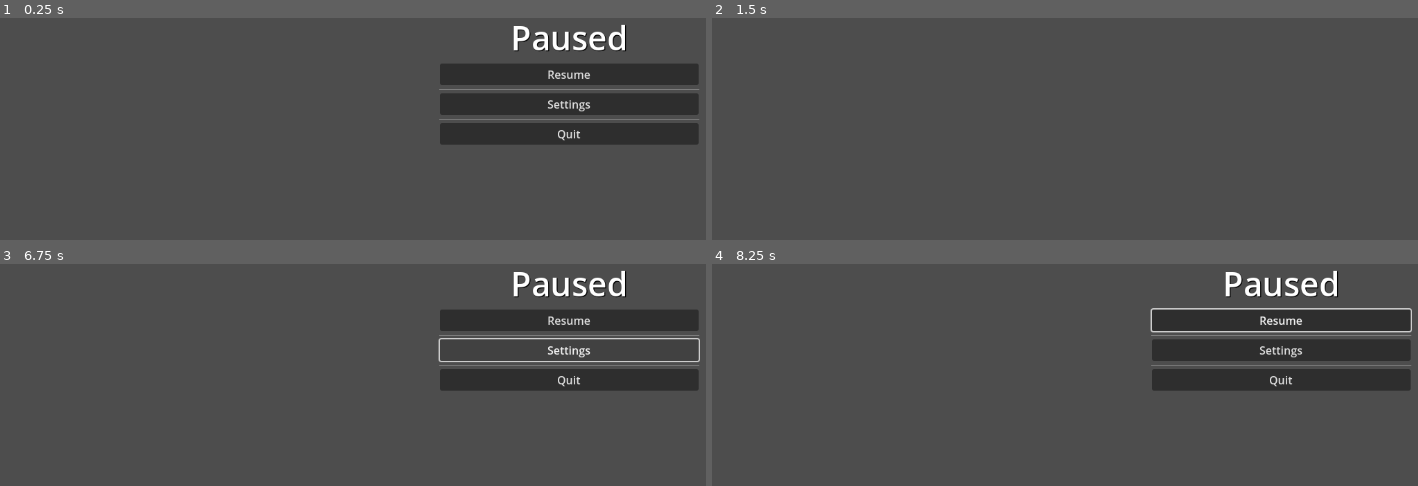
Above: before the commit, frames 1-4 (two rows, left to right).
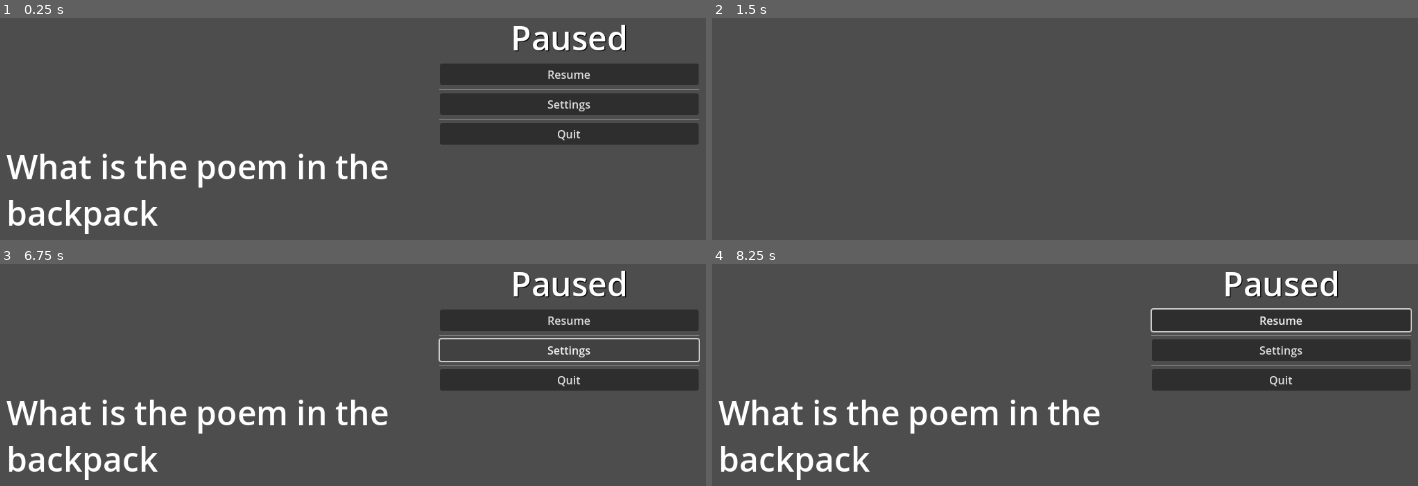
Above: after the commit, the same moments.

Repository: Jellybean42/MurderMysteryWMCJam
Game: Godot game, scene res://UI/pause_menu.tscn
Two runs of this game, one before a commit and one after it. Both use one fixed random seed, a clock stepped at 60 frames per second and the inputs below. This scene is started directly instead of the project's main scene.
Inputs (mouse positions are in pixels of both pictures, inside the frame that each line leads up to):
- Up to frame 1 (0.25 s): no input
- Up to frame 2 (1.5 s): click "Resume" at 0.5 s; tap Enter at 1.25 s; move the mouse to (1255, 57) at 1.27 s; hold Right (ui_right) from 1.28 s (still down); tap E (interact) at 1.35 s; click (1255, 57) at 1.42 s
- Up to frame 3 (6.75 s): tap Space (ui_select) at 1.52, 2, 2.27, 3.5, 3.77, 4.52, 5.27, 5.75 s; move the mouse to (211, 348) at 2.02 s; release Right (ui_right) at 2.03 s; hold Down (ui_down) 2.03-2.78 s; tap E (interact) every 0.75 s from 2.1 to 5.85 s; tap Enter at 2.75, 4.25 s; move the mouse to (outside the picture) at 2.77 s; hold Right (ui_right) 2.78-3.53 s; move the mouse to (331, 414) at 3.52 s; hold Up (ui_up) 3.53-4.28 s; click (331, 414) at 3.67 s; move the mouse to (607, 392) at 4.27 s; hold Left (ui_left) 4.28-5.78 s; tap Escape (ui_cancel) at 4.9 s; move the mouse to (outside the picture) at 5.02 s; move the mouse to (409, 326) at 5.77 s; hold Down (ui_down) 5.78-6.5 s; click (409, 326) at 5.92 s; click "Settings" at 6.5 s
- Up to frame 4 (8.25 s): move the mouse to (outside the picture) at 7.27 s; hold Right (ui_right) 7.28-8.03 s; tap E (interact) at 7.35, 8.1 s; move the mouse to (1255, 303) at 8.02 s; hold Up (ui_up) from 8.03 s (still down)

The runs differ from the first frame. In frame 1, 3.4% of the frame differs, in the area x 0-55%, y 60-98%; in frame 2, nothing differs; in frame 3, 3.4%; in frame 4, 3.4%.

Commit message:
pause menu hunts

Diff:
--- a/UI/pause_menu.gd
+++ b/UI/pause_menu.gd
@@ -1,4 +1,5 @@
 extends Control
+
 
 func _unhandled_input(event: InputEvent) -> void:
 	if event.is_action_pressed("ui_cancel"):
--- a/UI/pause_menu.tscn
+++ b/UI/pause_menu.tscn
@@ -1,6 +1,7 @@
-[gd_scene load_steps=2 format=3 uid="uid://bqc6y8fphsmv2"]
+[gd_scene load_steps=3 format=3 uid="uid://bqc6y8fphsmv2"]
 
 [ext_resource type="Script" uid="uid://dpkyeejvar8m2" path="res://UI/pause_menu.gd" id="1_ltd3m"]
+[ext_resource type="Script" uid="uid://cyu3xat0a8uu5" path="res://UI/randomtext.gd" id="2_jfm1e"]
 
 [node name="Pause Menu" type="Control"]
 process_mode = 3
@@ -65,6 +66,17 @@
 theme_override_colors/font_outline_color = Color(0, 0, 0, 1)
 text = "Quit"
 
+[node name="RichTextLabel" type="RichTextLabel" parent="."]
+layout_mode = 0
+offset_left = 54.0
+offset_top = 416.0
+offset_right = 688.0
+offset_bottom = 550.0
+theme_override_font_sizes/normal_font_size = 48
+text = "What is the poem in the backpack"
+fit_content = true
+script = ExtResource("2_jfm1e")
+
 [connection signal="button_up" from="VBoxContainer/Button" to="." method="_on_button_button_up"]
 [connection signal="button_up" from="VBoxContainer/Button2" to="." method="_on_button_2_button_up"]
 [connection signal="button_up" from="VBoxContainer/Button3" to="." method="_on_button_3_button_up"]
--- /dev/null
+++ b/UI/randomtext.gd
@@ -0,0 +1,9 @@
+extends RichTextLabel
+
+var strings = ["The photo of the church seems to be hiding a secret",
+ 				"The things on the ground look strange",
+			 	"What is the poem in the backpack"]
+
+func _unhandled_input(event: InputEvent) -> void:
+	if event.is_action_pressed("ui_cancel"):
+		text = strings[randi() % strings.size()]
Not shown, added: UI/randomtext.gd.uid
